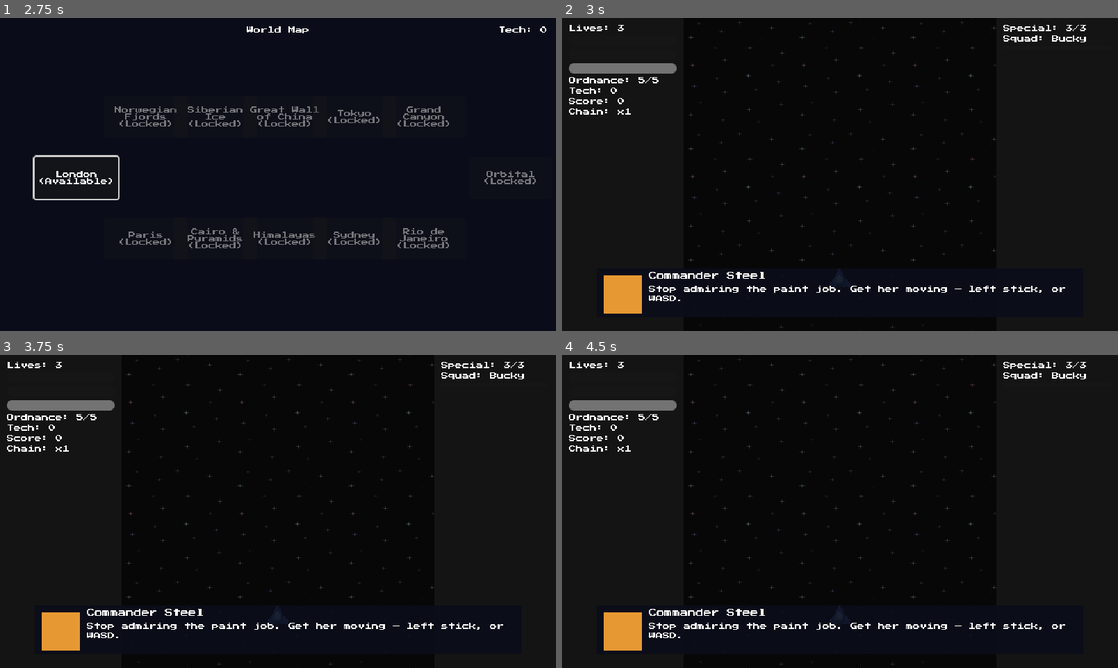
Above: before the commit, frames 1-4 (two rows, left to right).
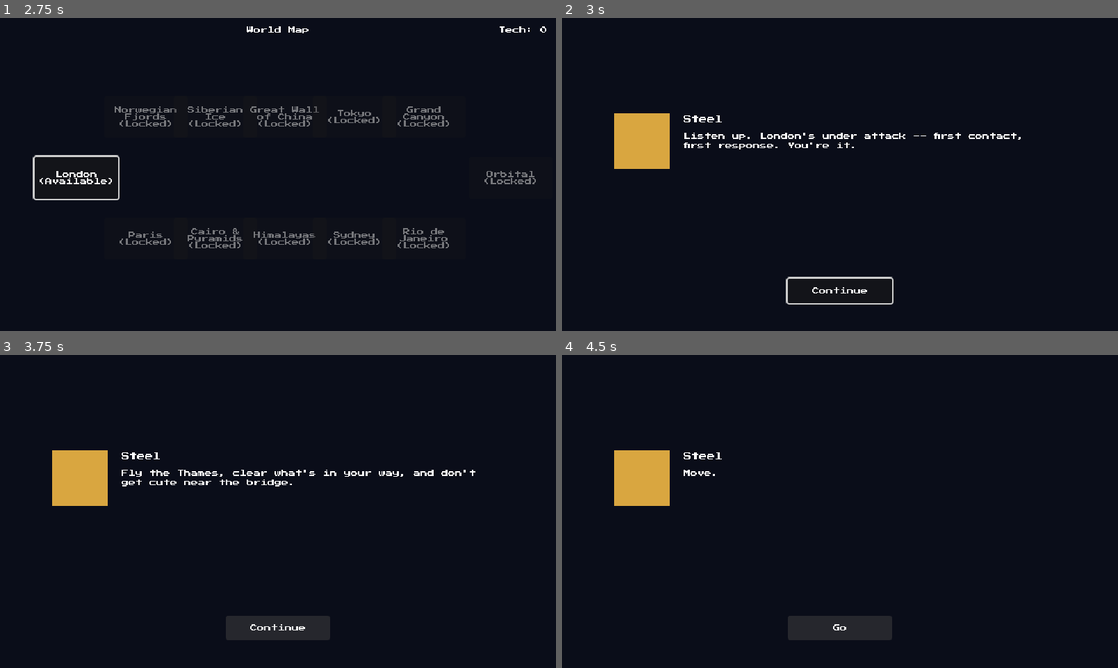
Above: after the commit, the same moments.

Repository: Funfetsunk/terra-intercept
Game: Godot game, scene res://scenes/menus/title_screen.tscn
Two runs of this game, one before a commit and one after it. Both use one fixed random seed, a clock stepped at 60 frames per second and the inputs below.
Inputs (mouse positions are in pixels of both pictures, inside the frame that each line leads up to):
- Up to frame 1 (2.75 s): click "Start" at 0.5 s; click "Create" at 1.25 s; click (116, 199) at 2 s
- Up to frame 2 (3 s): click "London (Available)" at 2.75 s
- Up to frame 3 (3.75 s): click (278, 627) at 3.5 s, where only the run after the commit has a clickable "Continue"
- Up to frame 4 (4.5 s): click (840, 627) at 4.25 s, where only the run after the commit has a clickable "Continue"

Frame 1 is identical in both runs. In frame 2, 5.7% of the frame differs, in the area x 1-95%, y 0-100%; in frame 3, 6.7%; in frame 4, 6.2%.

Commit message:
Add story screens: pre/post-mission briefings, column-4 midgame reveal
BriefingLine (speaker_name, portrait_color, text) -- a player-advanced
sequence, separate from the in-mission DialogueEntry/DialogueController
system (time-triggered, mission-embedded). MissionData gains
pre_briefing_lines/post_briefing_lines; MapNodeData gains a mission_data
link so the map can pull briefing content before launching.

New briefing_screen.tscn/.gd: portrait, speaker, text, advances one line
per confirm, changes to a target scene on the last line. Data crosses
the change_scene_to_file boundary via two transient GameState fields
(pending_briefing_lines, pending_briefing_next_scene) set right before
the scene change. A mission with no briefing content skips the screen
entirely.

Wired in: map screen routes through the briefing before launching a
mission with pre-briefing content; results screen routes through it
before the Hangar if the completed mission has post-briefing content.

Column-4 midgame reveal: GameState.midgame_reveal_shown (persisted
through SaveData/SaveManager) plus midgame_reveal_lines, checked and
prepended in the map's activation handler -- column-agnostic, so it
fires the first time any route reaches column 4, not tied to a specific
lane. Delivered by Steel relaying the finding, per direction, rather
than inventing a new "technician" character.

London gets real pre/post-briefing content (Steel, short and gruff,
matching the existing in-mission voice) to prove the pipeline end to
end -- the only mission that exists to write it for.

Fixed a bug caught in testing: briefing_screen assigned a bare `[]` to
GameState.pending_briefing_lines through a Node-typed reference, the
same dynamic-set-vs-typed-array crash hit twice before this session;
needs `as Array[Resource]`.

Verified via a full run (map -> pre-briefing -> London -> results ->
post-briefing -> hangar) and via direct state/method manipulation for
the midgame reveal (no column-4 mission exists yet to click through for
real, same verification approach used for task 6's lane-choice logic).
Replayed London standalone to confirm nothing broke.

Co-Authored-By: Claude Sonnet 5 <noreply@anthropic.com>
Claude-Session: https://claude.ai/code/session_01RV6NjfYkb9ah9RXEg66au1

Diff:
--- a/data/map/col1_london.tres
+++ b/data/map/col1_london.tres
@@ -1,9 +1,11 @@
 [gd_resource type="Resource" script_class="MapNodeData" format=3 uid="uid://cma26on4uccb3"]
 
 [ext_resource type="Script" uid="uid://n2636wdimn86" path="res://scripts/resources/map_node_data.gd" id="1_wknwe"]
+[ext_resource type="Resource" path="res://data/missions/london_mission.tres" id="2_mission"]
 
 [resource]
 script = ExtResource("1_wknwe")
 id = "London"
 display_name = "London"
 mission_scene_path = "res://scenes/levels/london.tscn"
+mission_data = ExtResource("2_mission")
--- a/data/missions/london_mission.tres
+++ b/data/missions/london_mission.tres
@@ -362,6 +362,11 @@
 [ext_resource type="AudioStream" uid="uid://q65udjkd5wn" path="res://audio/music/stage1.ogg" id="355_hveb7"]
 [ext_resource type="Resource" path="res://data/missions/london_boss_spawn.tres" id="356"]
 [ext_resource type="AudioStream" uid="uid://wr7jr3a0tvns" path="res://audio/music/tutorial.ogg" id="362_kegs6"]
+[ext_resource type="Resource" path="res://data/missions/london_pre_briefing_1.tres" id="363_pre1"]
+[ext_resource type="Resource" path="res://data/missions/london_pre_briefing_2.tres" id="364_pre2"]
+[ext_resource type="Resource" path="res://data/missions/london_pre_briefing_3.tres" id="365_pre3"]
+[ext_resource type="Resource" path="res://data/missions/london_post_briefing_1.tres" id="366_post1"]
+[ext_resource type="Resource" path="res://data/missions/london_post_briefing_2.tres" id="367_post2"]
 
 [resource]
 script = ExtResource("1")
@@ -373,3 +378,5 @@
 squad_radio_text_format = "Cycle squad with Q/E (or LB/RB), then fire the special with right click (or RT)."
 tutorial_music = ExtResource("362_kegs6")
 stage_music = ExtResource("355_hveb7")
+pre_briefing_lines = Array[Resource]([ExtResource("363_pre1"), ExtResource("364_pre2"), ExtResource("365_pre3")])
+post_briefing_lines = Array[Resource]([ExtResource("366_post1"), ExtResource("367_post2")])
--- /dev/null
+++ b/data/missions/london_post_briefing_1.tres
@@ -0,0 +1,9 @@
+[gd_resource type="Resource" script_class="BriefingLine" format=3 uid="uid://8whe7cy1ibdr"]
+
+[ext_resource type="Script" uid="uid://djsculn7twyp2" path="res://scripts/resources/briefing_line.gd" id="1_5yc01"]
+
+[resource]
+script = ExtResource("1_5yc01")
+speaker_name = "Steel"
+portrait_color = Color(0.85, 0.65, 0.25, 1)
+text = "Bridge's clear. Good flying out there, pilot."
--- /dev/null
+++ b/data/missions/london_post_briefing_2.tres
@@ -0,0 +1,9 @@
+[gd_resource type="Resource" script_class="BriefingLine" format=3 uid="uid://b0iybvf4nv67g"]
+
+[ext_resource type="Script" uid="uid://djsculn7twyp2" path="res://scripts/resources/briefing_line.gd" id="1_nkkxx"]
+
+[resource]
+script = ExtResource("1_nkkxx")
+speaker_name = "Steel"
+portrait_color = Color(0.85, 0.65, 0.25, 1)
+text = "This is just the start. Get some rest -- you'll need it."
--- /dev/null
+++ b/data/missions/london_pre_briefing_1.tres
@@ -0,0 +1,9 @@
+[gd_resource type="Resource" script_class="BriefingLine" format=3 uid="uid://bn1cnu3lgyj80"]
+
+[ext_resource type="Script" uid="uid://djsculn7twyp2" path="res://scripts/resources/briefing_line.gd" id="1_aca5n"]
+
+[resource]
+script = ExtResource("1_aca5n")
+speaker_name = "Steel"
+portrait_color = Color(0.85, 0.65, 0.25, 1)
+text = "Listen up. London's under attack -- first contact, first response. You're it."
--- /dev/null
+++ b/data/missions/london_pre_briefing_2.tres
@@ -0,0 +1,9 @@
+[gd_resource type="Resource" script_class="BriefingLine" format=3 uid="uid://xnqt1ofu7ko0"]
+
+[ext_resource type="Script" uid="uid://djsculn7twyp2" path="res://scripts/resources/briefing_line.gd" id="1_odifv"]
+
+[resource]
+script = ExtResource("1_odifv")
+speaker_name = "Steel"
+portrait_color = Color(0.85, 0.65, 0.25, 1)
+text = "Fly the Thames, clear what's in your way, and don't get cute near the bridge."
--- /dev/null
+++ b/data/missions/london_pre_briefing_3.tres
@@ -0,0 +1,9 @@
+[gd_resource type="Resource" script_class="BriefingLine" format=3 uid="uid://dbyxj2qvlu8jr"]
+
+[ext_resource type="Script" uid="uid://djsculn7twyp2" path="res://scripts/resources/briefing_line.gd" id="1_0ugma"]
+
+[resource]
+script = ExtResource("1_0ugma")
+speaker_name = "Steel"
+portrait_color = Color(0.85, 0.65, 0.25, 1)
+text = "Move."
--- /dev/null
+++ b/data/story/midgame_reveal_1.tres
@@ -0,0 +1,9 @@
+[gd_resource type="Resource" script_class="BriefingLine" format=3 uid="uid://cwnxi3qydnmir"]
+
+[ext_resource type="Script" uid="uid://djsculn7twyp2" path="res://scripts/resources/briefing_line.gd" id="1_rwocx"]
+
+[resource]
+script = ExtResource("1_rwocx")
+speaker_name = "Steel"
+portrait_color = Color(0.85, 0.65, 0.25, 1)
+text = "Before you head out -- command's technician found something."
--- /dev/null
+++ b/data/story/midgame_reveal_2.tres
@@ -0,0 +1,9 @@
+[gd_resource type="Resource" script_class="BriefingLine" format=3 uid="uid://bbycd5eo6ncv0"]
+
+[ext_resource type="Script" uid="uid://djsculn7twyp2" path="res://scripts/resources/briefing_line.gd" id="1_1lbxk"]
+
+[resource]
+script = ExtResource("1_1lbxk")
+speaker_name = "Steel"
+portrait_color = Color(0.85, 0.65, 0.25, 1)
+text = "That frequency we pulled off the alien tech? It destabilises their mineral. Completely."
--- /dev/null
+++ b/data/story/midgame_reveal_3.tres
@@ -0,0 +1,9 @@
+[gd_resource type="Resource" script_class="BriefingLine" format=3 uid="uid://drq6c4f0eaiko"]
+
+[ext_resource type="Script" uid="uid://djsculn7twyp2" path="res://scripts/resources/briefing_line.gd" id="1_7frt1"]
+
+[resource]
+script = ExtResource("1_7frt1")
+speaker_name = "Steel"
+portrait_color = Color(0.85, 0.65, 0.25, 1)
+text = "Feed that into their Gate Core and every portal they've got collapses. Every colony, stranded."
--- /dev/null
+++ b/data/story/midgame_reveal_4.tres
@@ -0,0 +1,9 @@
+[gd_resource type="Resource" script_class="BriefingLine" format=3 uid="uid://dkje8sv3ulpxr"]
+
+[ext_resource type="Script" uid="uid://djsculn7twyp2" path="res://scripts/resources/briefing_line.gd" id="1_je1mu"]
+
+[resource]
+script = ExtResource("1_je1mu")
+speaker_name = "Steel"
+portrait_color = Color(0.85, 0.65, 0.25, 1)
+text = "That's the plan now. Keep pushing."
--- /dev/null
+++ b/scenes/menus/briefing_screen.gd
@@ -0,0 +1,47 @@
+extends Control
+
+@onready var _game_state: Node = get_node("/root/GameState")
+@onready var _portrait_box: ColorRect = $PortraitBox
+@onready var _speaker_label: Label = $SpeakerLabel
+@onready var _text_label: Label = $TextLabel
+@onready var _continue_button: Button = $ContinueButton
+
+var _lines: Array = []
+var _index: int = 0
+
+func _ready() -> void:
+	_lines = _game_state.pending_briefing_lines
+	_continue_button.pressed.connect(_on_continue)
+	_continue_button.grab_focus()
+	if _lines.is_empty():
+		_go_to_next_scene()
+		return
+	_show_line(0)
+
+func _unhandled_input(event: InputEvent) -> void:
+	if event.is_action_pressed("p1_ordnance"):
+		var viewport: Viewport = get_viewport()
+		var focused: Control = viewport.gui_get_focus_owner()
+		if focused is Button:
+			viewport.set_input_as_handled()
+			(focused as Button).pressed.emit()
+
+func _show_line(index: int) -> void:
+	_index = index
+	var line: BriefingLine = _lines[index]
+	_portrait_box.color = line.portrait_color
+	_speaker_label.text = line.speaker_name
+	_text_label.text = line.text
+	_continue_button.text = "Continue" if index < _lines.size() - 1 else "Go"
+
+func _on_continue() -> void:
+	if _index < _lines.size() - 1:
+		_show_line(_index + 1)
+	else:
+		_go_to_next_scene()
+
+func _go_to_next_scene() -> void:
+	var next_scene: String = _game_state.pending_briefing_next_scene
+	_game_state.pending_briefing_lines = [] as Array[Resource]
+	_game_state.pending_briefing_next_scene = ""
+	get_tree().change_scene_to_file(next_scene)
--- /dev/null
+++ b/scenes/menus/briefing_screen.tscn
@@ -0,0 +1,50 @@
+[gd_scene format=3 uid="uid://dk8mxb6uba077"]
+
+[ext_resource type="Script" uid="uid://b3472spx6ggtr" path="res://scenes/menus/briefing_screen.gd" id="1_3w5rx"]
+
+[node name="BriefingScreen" type="Control" unique_id=1411676457]
+layout_mode = 3
+anchors_preset = 0
+offset_right = 640.0
+offset_bottom = 360.0
+script = ExtResource("1_3w5rx")
+
+[node name="Backdrop" type="ColorRect" parent="." unique_id=976799558]
+layout_mode = 0
+offset_right = 640.0
+offset_bottom = 360.0
+mouse_filter = 2
+color = Color(0.04, 0.05, 0.1, 1)
+
+[node name="PortraitBox" type="ColorRect" parent="." unique_id=2094347324]
+layout_mode = 0
+offset_left = 60.0
+offset_top = 110.0
+offset_right = 124.0
+offset_bottom = 174.0
+
+[node name="SpeakerLabel" type="Label" parent="." unique_id=2014377701]
+layout_mode = 0
+offset_left = 140.0
+offset_top = 112.0
+offset_right = 560.0
+offset_bottom = 128.0
+theme_override_font_sizes/font_size = 9
+text = "Speaker"
+
+[node name="TextLabel" type="Label" parent="." unique_id=624861071]
+layout_mode = 0
+offset_left = 140.0
+offset_top = 132.0
+offset_right = 560.0
+offset_bottom = 220.0
+text = "Briefing text"
+autowrap_mode = 3
+
+[node name="ContinueButton" type="Button" parent="." unique_id=2044265464]
+layout_mode = 0
+offset_left = 260.0
+offset_top = 300.0
+offset_right = 380.0
+offset_bottom = 328.0
+text = "Continue"
--- a/scenes/menus/map_screen.gd
+++ b/scenes/menus/map_screen.gd
@@ -68,7 +68,18 @@
 		return
 	_game_state.is_replay = _game_state.completed_missions.has(map_node.id) and not (map_node.column == _game_state.current_column and (map_node.lane.is_empty() or map_node.lane == _game_state.current_lane))
 	_game_state.current_mission_name = map_node.id
-	get_tree().change_scene_to_file(map_node.mission_scene_path)
+	var lines: Array[Resource] = []
+	if map_node.column == 4 and not _game_state.midgame_reveal_shown:
+		lines.append_array(_game_state.midgame_reveal_lines)
+		_game_state.midgame_reveal_shown = true
+	if map_node.mission_data != null:
+		lines.append_array(map_node.mission_data.pre_briefing_lines)
+	if lines.is_empty():
+		get_tree().change_scene_to_file(map_node.mission_scene_path)
+		return
+	_game_state.pending_briefing_lines = lines
+	_game_state.pending_briefing_next_scene = map_node.mission_scene_path
+	get_tree().change_scene_to_file("res://scenes/menus/briefing_screen.tscn")
 
 func _on_coming_soon_dismissed() -> void:
 	_coming_soon_overlay.visible = false
--- a/scenes/menus/results_screen.gd
+++ b/scenes/menus/results_screen.gd
@@ -19,4 +19,11 @@
 		_on_continue()
 
 func _on_continue() -> void:
+	var game_state: Node = get_node("/root/GameState")
+	var map_node: MapNodeData = game_state.find_map_node(game_state.current_mission_name)
+	if map_node != null and map_node.mission_data != null and not map_node.mission_data.post_briefing_lines.is_empty():
+		game_state.pending_briefing_lines = map_node.mission_data.post_briefing_lines
+		game_state.pending_briefing_next_scene = "res://scenes/menus/hangar.tscn"
+		get_tree().change_scene_to_file("res://scenes/menus/briefing_screen.tscn")
+		return
 	get_tree().change_scene_to_file("res://scenes/menus/hangar.tscn")
--- a/scripts/autoload/game_state.gd
+++ b/scripts/autoload/game_state.gd
@@ -15,6 +15,7 @@
 @export var ship_roster: Array[ShipData] = []
 @export var all_upgrades: Array[Resource] = []
 @export var all_map_nodes: Array[Resource] = []
+@export var midgame_reveal_lines: Array[Resource] = []
 @export var ordnance: OrdnanceData
 @export var chain_multiplier_max: int = 5
 @export var completion_bonus: int = 1000
@@ -35,6 +36,9 @@
 var purchase_ledger: Array[Dictionary] = []
 var pending_lane_choice: bool = false
 var is_replay: bool = false
+var midgame_reveal_shown: bool = false
+var pending_briefing_lines: Array[Resource] = []
+var pending_briefing_next_scene: String = ""
 var difficulty: String = "Normal"
 var restart_section: String = ""
 var tutorial_active: bool = false
@@ -140,6 +144,12 @@
 	current_lane = lane
 	pending_lane_choice = false
 
+func find_map_node(id: String) -> MapNodeData:
+	for map_node: MapNodeData in all_map_nodes:
+		if map_node.id == id:
+			return map_node
+	return null
+
 func find_upgrade(id: String) -> UpgradeData:
 	for upgrade: UpgradeData in all_upgrades:
 		if upgrade.id == id:
--- a/scripts/autoload/game_state.tscn
+++ b/scripts/autoload/game_state.tscn
@@ -21,10 +21,15 @@
 [ext_resource type="Resource" path="res://data/map/col6_north_grand_canyon.tres" id="19_map_col6n"]
 [ext_resource type="Resource" path="res://data/map/col6_south_rio.tres" id="20_map_col6s"]
 [ext_resource type="Resource" path="res://data/map/col7_orbital.tres" id="21_map_col7"]
+[ext_resource type="Resource" path="res://data/story/midgame_reveal_1.tres" id="22_reveal1"]
+[ext_resource type="Resource" path="res://data/story/midgame_reveal_2.tres" id="23_reveal2"]
+[ext_resource type="Resource" path="res://data/story/midgame_reveal_3.tres" id="24_reveal3"]
+[ext_resource type="Resource" path="res://data/story/midgame_reveal_4.tres" id="25_reveal4"]
 
 [node name="GameState" type="Node" unique_id=1245739816]
 script = ExtResource("1_kkv1x")
 ship_roster = Array[Resource]([ExtResource("2_interceptor"), ExtResource("3_striker"), ExtResource("4_guardian"), ExtResource("5_vanguard")])
 all_upgrades = Array[Resource]([ExtResource("7_more_hull"), ExtResource("8_stronger_shields"), ExtResource("9_special_meter_rate")])
 all_map_nodes = Array[Resource]([ExtResource("10_map_col1"), ExtResource("11_map_col2n"), ExtResource("12_map_col2s"),  …(260 unchanged characters)…
+midgame_reveal_lines = Array[Resource]([ExtResource("22_reveal1"), ExtResource("23_reveal2"), ExtResource("24_reveal3"), ExtResource("25_reveal4")])
 ordnance = ExtResource("6_ordnance")
--- a/scripts/autoload/save_manager.gd
+++ b/scripts/autoload/save_manager.gd
@@ -32,6 +32,7 @@
 	_game_state.current_column = 1
 	_game_state.current_lane = ""
 	_game_state.pending_lane_choice = false
+	_game_state.midgame_reveal_shown = false
 	_game_state.completed_missions = [] as Array[String]
 	_game_state.banked_tech = 0
 	_game_state.upgrades_owned = {}
@@ -51,6 +52,7 @@
 	_game_state.current_column = data.map_column
 	_game_state.current_lane = data.map_lane
 	_game_state.pending_lane_choice = data.pending_lane_choice
+	_game_state.midgame_reveal_shown = data.midgame_reveal_shown
 	_game_state.completed_missions = data.completed_missions.duplicate()
 	_game_state.banked_tech = data.banked_tech
 	_game_state.upgrades_owned = data.upgrades_owned.duplicate()
@@ -76,6 +78,7 @@
 	data.map_column = _game_state.current_column
 	data.map_lane = _game_state.current_lane
 	data.pending_lane_choice = _game_state.pending_lane_choice
+	data.midgame_reveal_shown = _game_state.midgame_reveal_shown
 	data.completed_missions = _game_state.completed_missions.duplicate()
 	data.banked_tech = _game_state.banked_tech
 	data.upgrades_owned = _game_state.upgrades_owned.duplicate()
--- /dev/null
+++ b/scripts/resources/briefing_line.gd
@@ -0,0 +1,6 @@
+extends Resource
+class_name BriefingLine
+
+@export var speaker_name: String = ""
+@export var portrait_color: Color = Color.WHITE
+@export var text: String = ""
--- a/scripts/resources/map_node_data.gd
+++ b/scripts/resources/map_node_data.gd
@@ -6,3 +6,4 @@
 @export var column: int = 1
 @export var lane: String = ""
 @export var mission_scene_path: String = ""
+@export var mission_data: MissionData = null
--- a/scripts/resources/mission_data.gd
+++ b/scripts/resources/mission_data.gd
@@ -10,6 +10,8 @@
 @export var squad_radio_text_format: String = "%s here. Special charged — try me out, pilot."
 @export var tutorial_music: AudioStream
 @export var stage_music: AudioStream
+@export var pre_briefing_lines: Array[Resource] = []
+@export var post_briefing_lines: Array[Resource] = []
 
 func get_section_start_time(section: String) -> float:
 	if section.is_empty():
--- a/scripts/resources/save_data.gd
+++ b/scripts/resources/save_data.gd
@@ -6,6 +6,7 @@
 @export var map_column: int = 1
 @export var map_lane: String = ""
 @export var pending_lane_choice: bool = false
+@export var midgame_reveal_shown: bool = false
 @export var completed_missions: Array[String] = []
 @export var banked_tech: int = 0
 @export var upgrades_owned: Dictionary = {}
Not shown, added: scenes/menus/briefing_screen.gd.uid
Not shown, added: scripts/resources/briefing_line.gd.uid
Not shown, changed: CLAUDE.md
